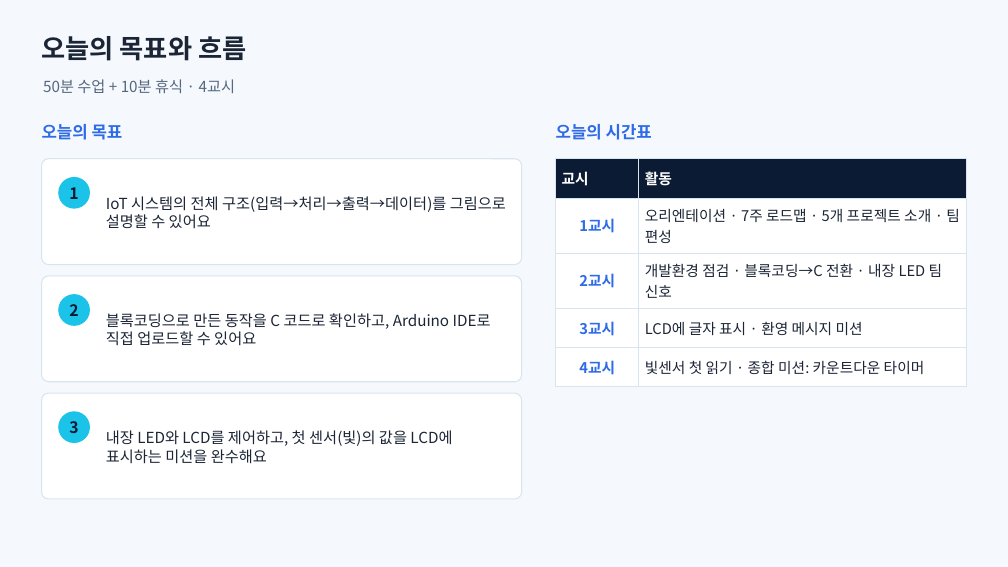
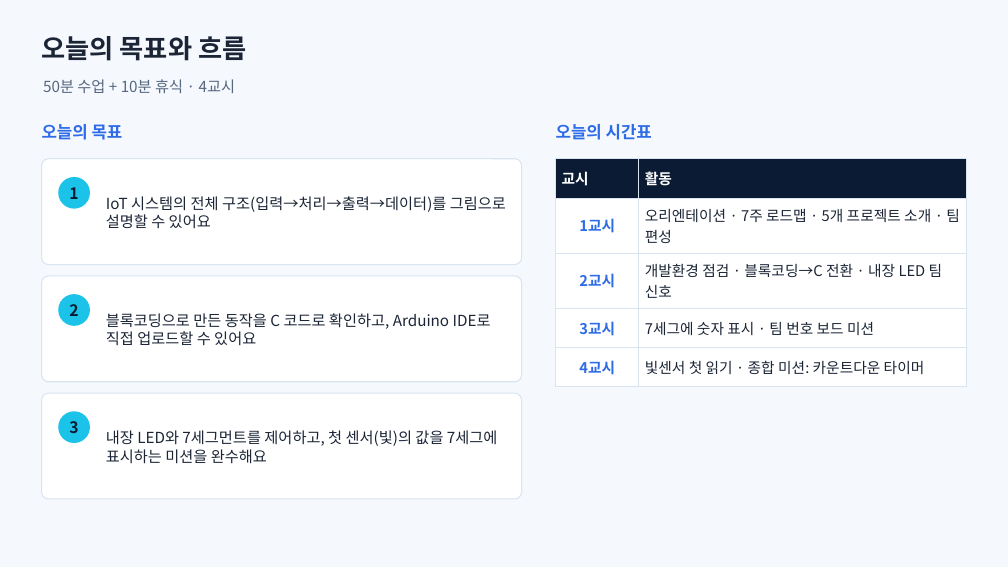
Before and after one commit to ralralra/eps32, a slide deck: slide 2 of esp32-class-projects/02_sessions/slides/1회차_ESP32와_출력장치.pptx. Drawn at 1008x567 pixels with LibreOffice and Linux fonts; fonts in the diff are those of the drawing. Boxes give left, top, right and bottom in pixels: in the first picture for what was removed or moved away, otherwise in the second. Text is boxed around its words. In the diff, an @@ line names an element or a change of style, - is before the commit and + after.

```diff
--- a/esp32-class-projects/02_sessions/slides/1회차_ESP32와_출력장치.pptx
+++ b/esp32-class-projects/02_sessions/slides/1회차_ESP32와_출력장치.pptx
@@ table at (556, 159, 966, 379) @@
-row 4, column 2: LCD에 글자 표시 · 환영 메시지 미션
+row 4, column 2: 7세그에 숫자 표시 · 팀 번호 보드 미션
@@ text at (106, 430, 498, 464): text changed @@
-내장 LED와 LCD를 제어하고, 첫 센서(빛)의 값을 LCD에 표시하는 미션을 완수해요
+내장 LED와 7세그먼트를 제어하고, 첫 센서(빛)의 값을 7세그에 표시하는 미션을 완수해요
```
Also in this commit, not shown: 10 other slides changed, 33 other files.
